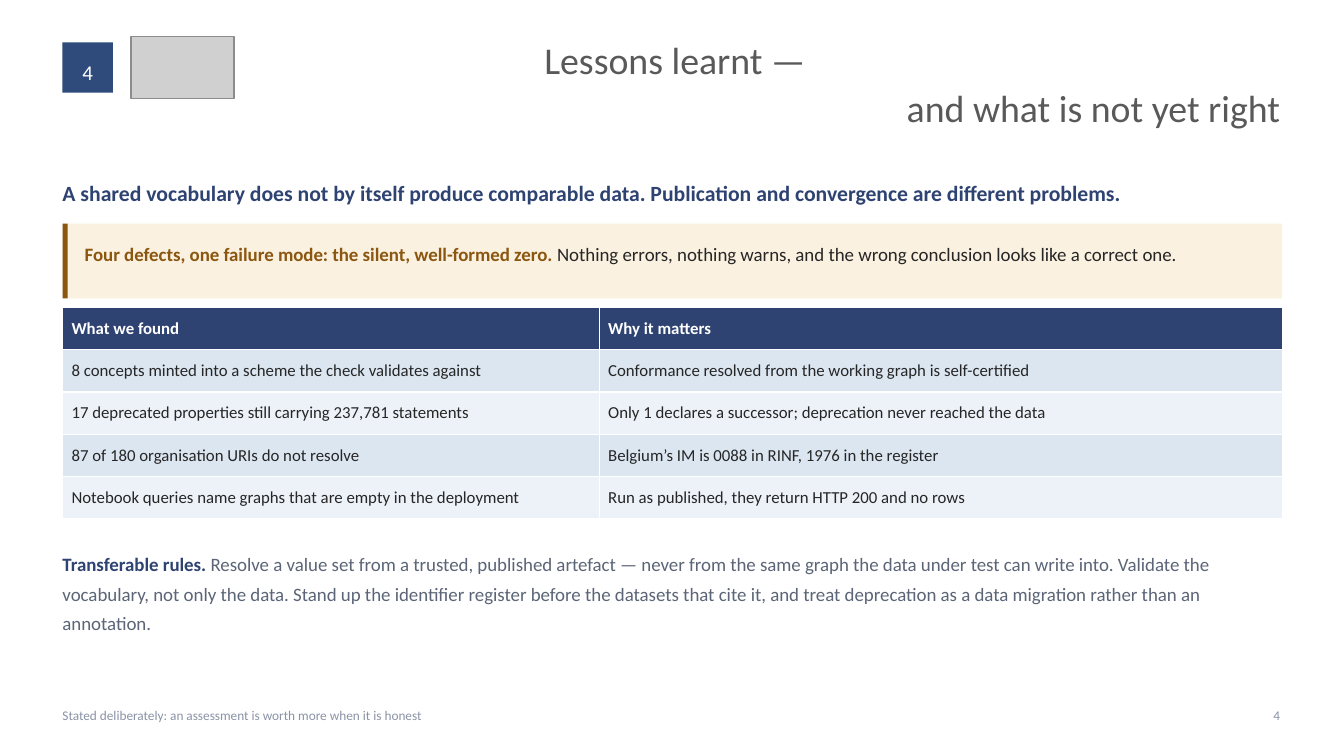
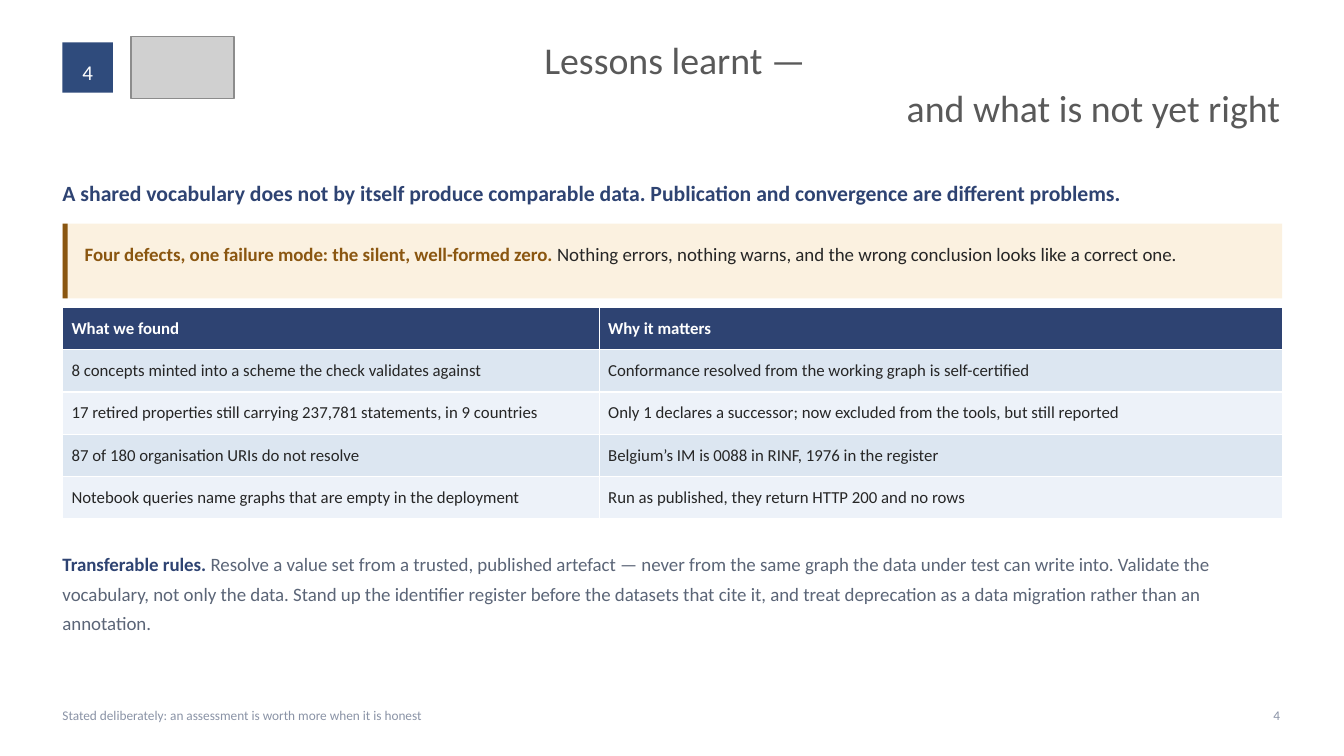
Before and after one commit to gatemezing/onto-dissemination, a slide deck: slide 4 of interop-europe/ERA-ontology-reusability.pptx. Drawn at 1344x756 pixels with LibreOffice and Linux fonts; fonts in the diff are those of the drawing; grey boxes stand for pictures. Boxes give left, top, right and bottom in pixels: in the first picture for what was removed or moved away, otherwise in the second. Text is boxed around its words. In the diff, an @@ line names an element or a change of style, - is before the commit and + after.

```diff
--- a/interop-europe/ERA-ontology-reusability.pptx
+++ b/interop-europe/ERA-ontology-reusability.pptx
@@ table at (63,308,1282,519) @@
-row 3, column 1: 17 deprecated properties still carrying 237,781 statements
+row 3, column 1: 17 retired properties still carrying 237,781 statements, in 9 countries
-row 3, column 2: Only 1 declares a successor; deprecation never reached the data
+row 3, column 2: Only 1 declares a successor; now excluded from the tools, but still reported
```
Also in this commit, not shown: 5 other files.
